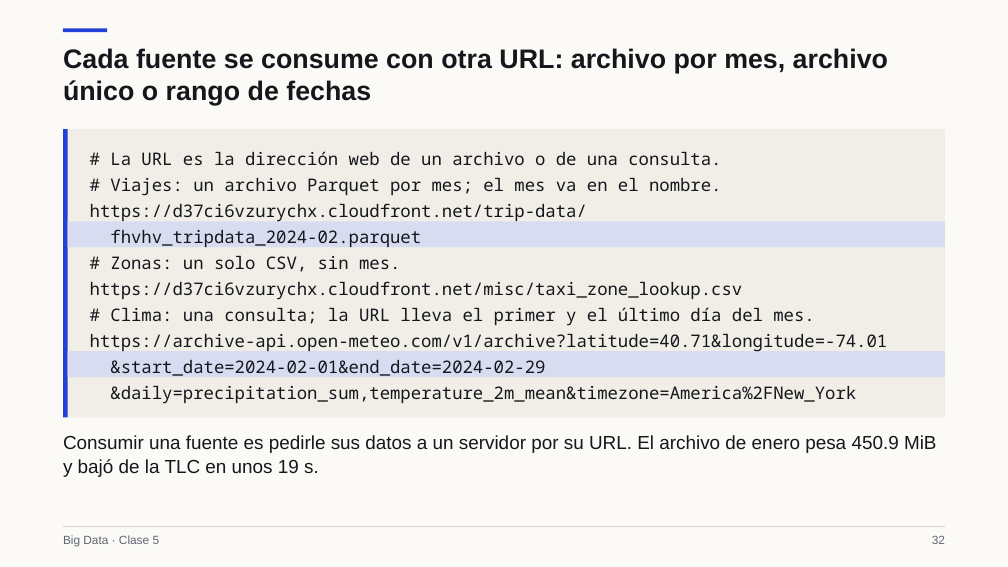
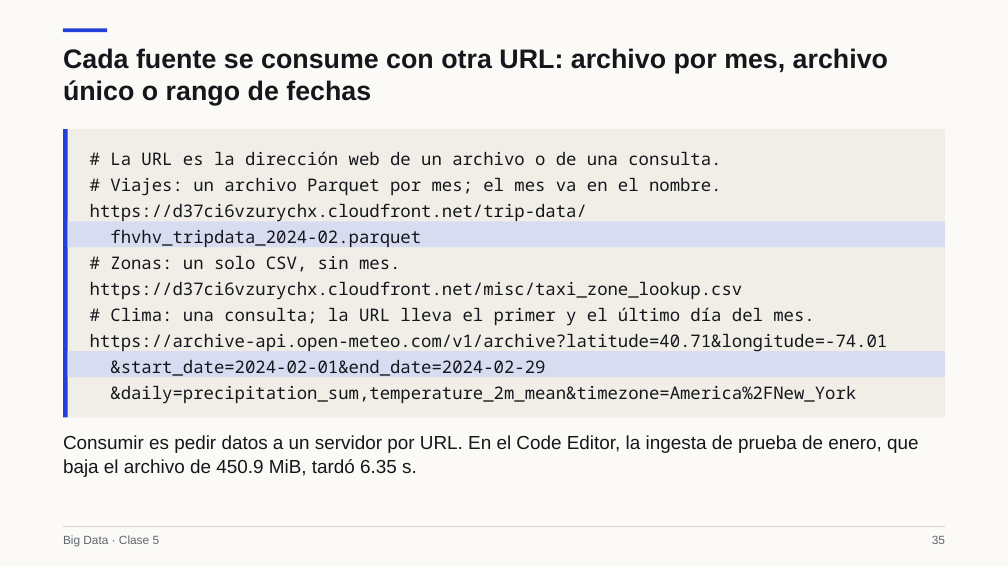
Before and after one commit to Apaezc/bigdata-udem-2026, a slide deck: slide 35 of curso/clase05/deck/slides.pptx (slide 32 before the commit). Drawn at 1008x567 pixels with LibreOffice and Linux fonts; fonts in the diff are those of the drawing. Boxes give left, top, right and bottom in pixels: in the first picture for what was removed or moved away, otherwise in the second. Text is boxed around its words. In the diff, an @@ line names an element or a change of style, - is before the commit and + after.

```diff
--- a/curso/clase05/deck/slides.pptx
+++ b/curso/clase05/deck/slides.pptx
@@ text at (x1=63, y1=435, x2=919, y2=477): text changed @@
-Consumir una fuente es pedirle sus datos a un servidor por su URL. El archivo de enero pesa 450.9 MiB y bajó de la TLC en unos 19 s.
+Consumir es pedir datos a un servidor por URL. En el Code Editor, la ingesta de prueba de enero, que baja el archivo de 450.9 MiB, tardó 6.35 s.
@@ text at (x1=932, y1=536, x2=945, y2=544): text changed @@
-32
+35
```
Also in this commit, not shown: 38 other slides changed, 3 slides added, 5 other files.
